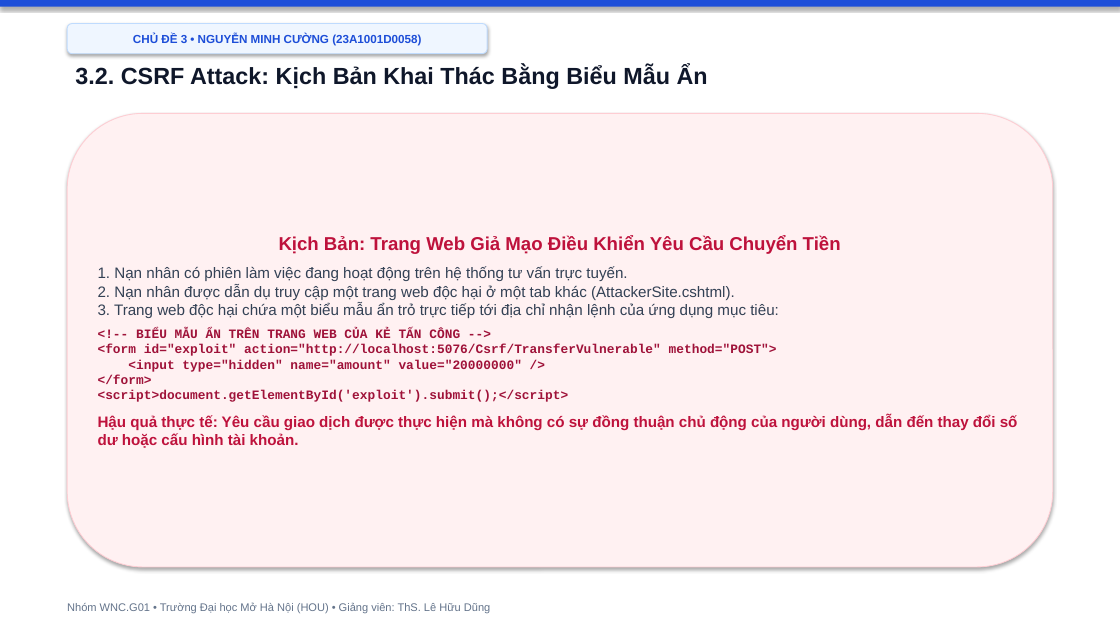
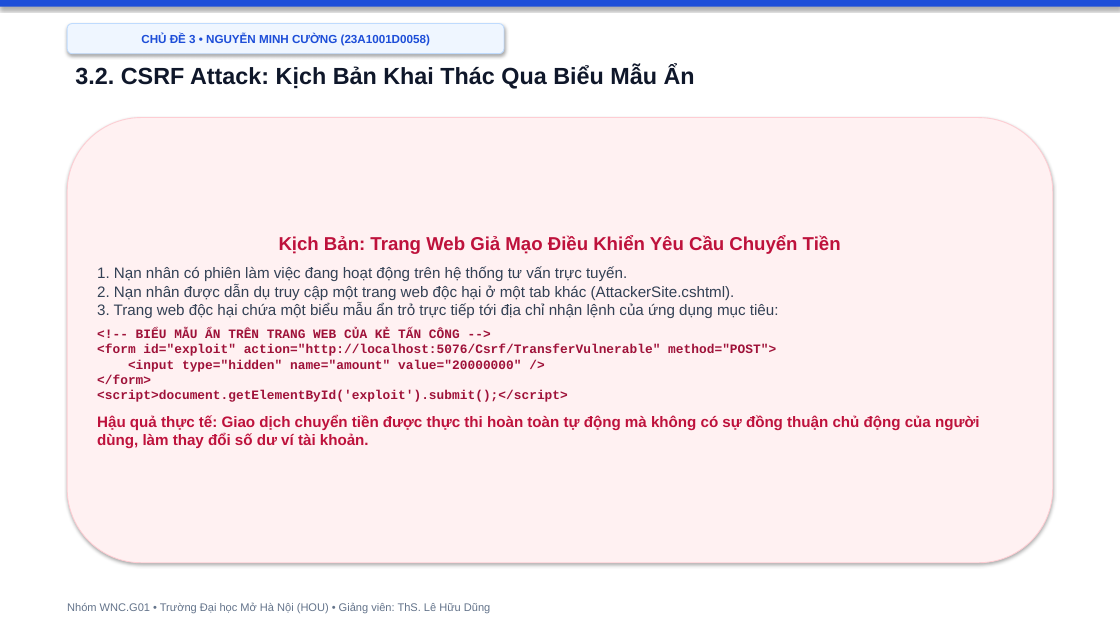
Before and after one commit to hocjsoo/OWASP_Demo, a slide deck: slide 14 of Slide_OWASP_Top3_Nhom_WNC_G01.pptx (slide 15 before the commit). Drawn at 1120x630 pixels with LibreOffice and Linux fonts; fonts in the diff are those of the drawing. Boxes give left, top, right and bottom in pixels: in the first picture for what was removed or moved away, otherwise in the second. Text is boxed around its words. In the diff, an @@ line names an element or a change of style, - is before the commit and + after.

```diff
--- a/Slide_OWASP_Top3_Nhom_WNC_G01.pptx
+++ b/Slide_OWASP_Top3_Nhom_WNC_G01.pptx
@@ rounded rectangle "CHỦ ĐỀ 3 • NGUYỄN ...": place and size @@
-rounded rectangle "CHỦ ĐỀ 3 • NGUYỄN ..." at (67,24,487,54)
+rounded rectangle "CHỦ ĐỀ 3 • NGUYỄN ..." at (67,24,504,54)
@@ text at (75,65,695,89): text changed @@
-3.2. CSRF Attack: Kịch Bản Khai Thác Bằng Biểu Mẫu Ẩn
+3.2. CSRF Attack: Kịch Bản Khai Thác Qua Biểu Mẫu Ẩn
@@ rounded rectangle "Kịch Bản: Trang Web Giả ...": place and size @@
-rounded rectangle "Kịch Bản: Trang Web Giả ..." at (67,113,1053,567)
+rounded rectangle "Kịch Bản: Trang Web Giả ..." at (67,118,1053,563)
@@ text in rounded rectangle at (97,414,979,448): text changed @@
-Hậu quả thực tế: Yêu cầu giao dịch được thực hiện mà không có sự đồng thuận chủ động của người dùng, dẫn đến thay đổi số dư hoặc cấu hình tài khoản.
+Hậu quả thực tế: Giao dịch chuyển tiền được thực thi hoàn toàn tự động mà không có sự đồng thuận chủ động của người dùng, làm thay đổi số dư ví tài khoản.
```
Also in this commit, not shown: 15 other slides changed, 3 slides added, 4 slides removed, 2 other files.
